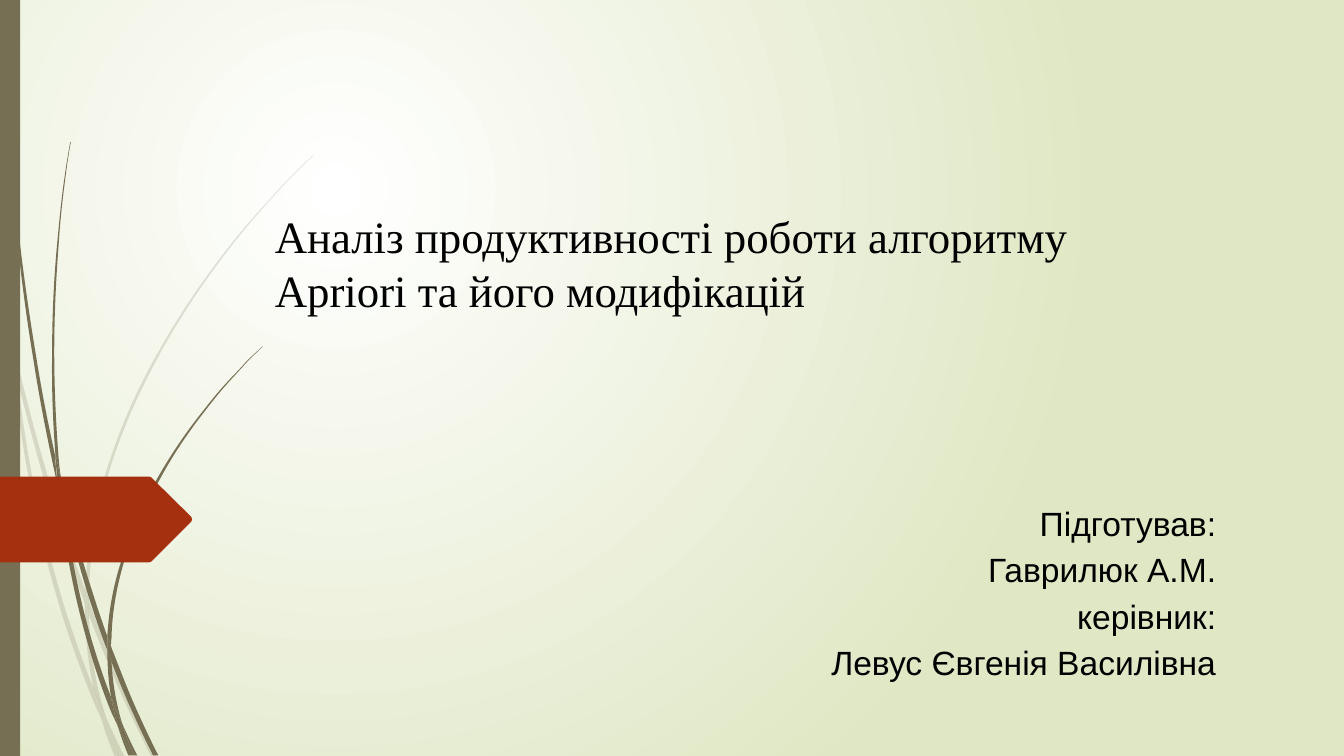
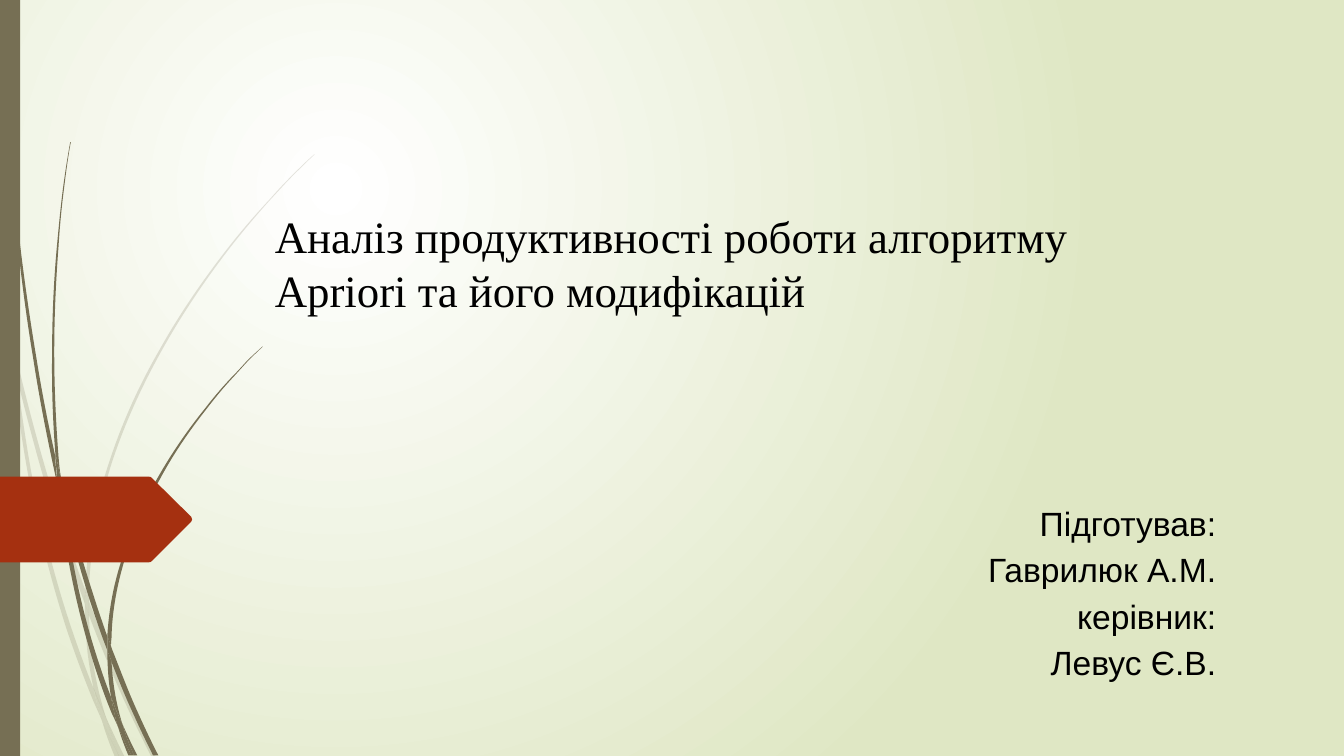
Before and after one commit to AndriiHavryliuk1/master2, a slide deck: slide 1 of docs/Дослідження_роботи_алгоритму_apriori.pptx. Drawn at 1344x756 pixels with LibreOffice and Linux fonts; fonts in the diff are those of the drawing. Boxes give left, top, right and bottom in pixels: in the first picture for what was removed or moved away, otherwise in the second. Text is boxed around its words. In the diff, an @@ line names an element or a change of style, - is before the commit and + after.

```diff
--- a/docs/Дослідження_роботи_алгоритму_apriori.pptx
+++ b/docs/Дослідження_роботи_алгоритму_apriori.pptx
@@ subtitle at (1051,651,1216,681): text changed @@
-Левус Євгенія Василівна
+Левус Є.В.
```
Also in this commit, not shown: 5 other slides changed, 7 slides added, 4 slides removed, 1 other file.
